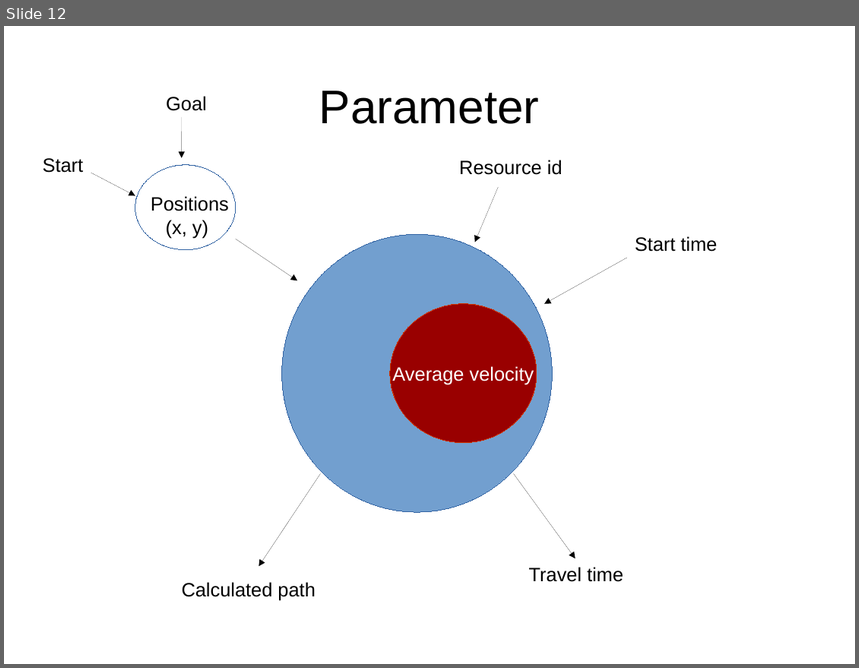
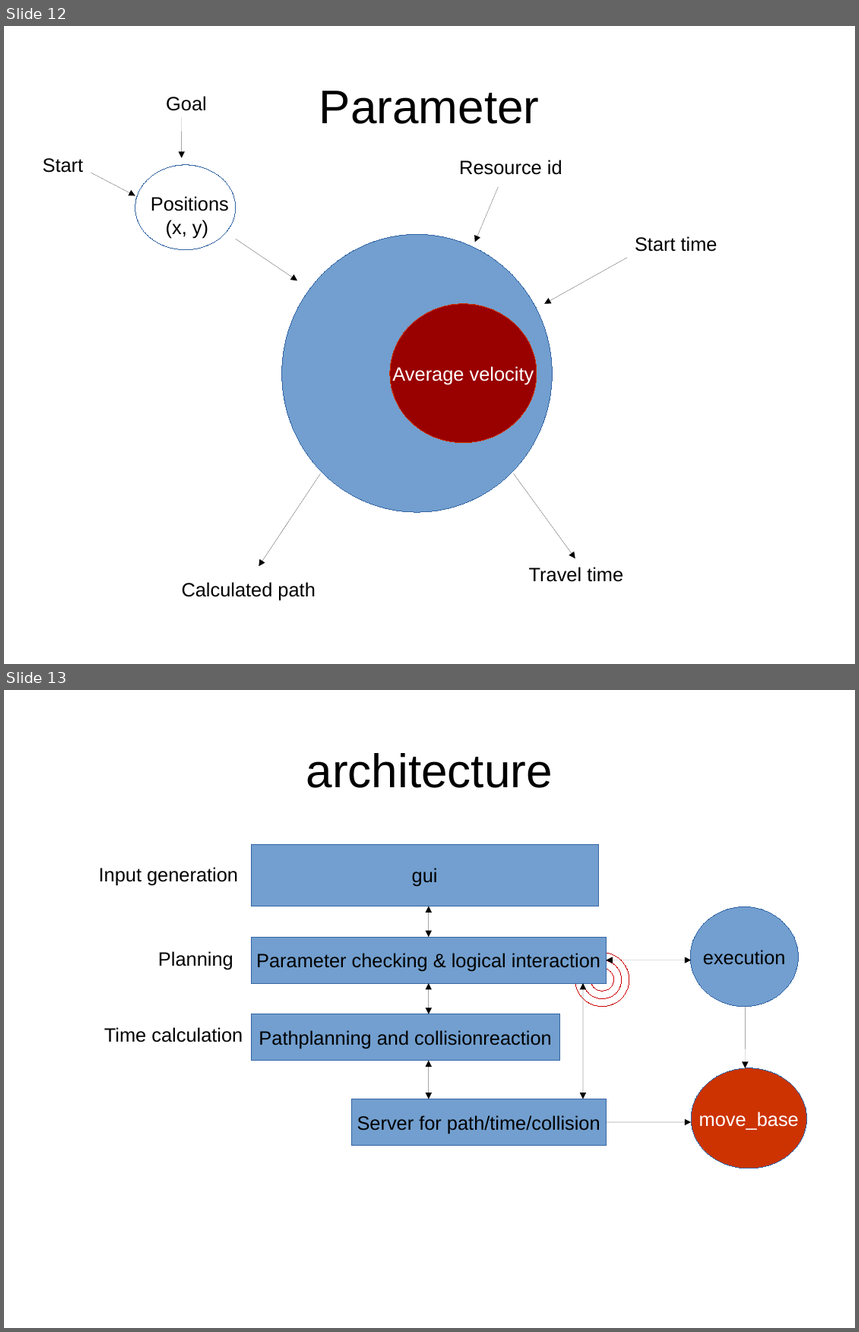
Before and after one commit to VirtualVale/ProjectPath, a slide deck: pathplanning_slides.odp. Shown one above the other, each under a label of ours: slide 12 before the commit, slides 12 and 13 after it. The pictures are 859x668 and 859x1332 pixels, drawn with LibreOffice and Linux fonts; fonts in the diff are those of the drawing. Boxes give left, top, right and bottom in pixels: in the first picture for what was removed or moved away, otherwise in the second. Text is boxed around its words. In the diff, an @@ line names an element or a change of style, - is before the commit and + after.

Commit message:
Architecture determined in slides, idea: actionserver on two levels, for simpler task normal server

```diff
--- a/pathplanning_slides.odp
+++ b/pathplanning_slides.odp
@@ slide 13 added at [4, 690, 855, 1328], background #FFFFFF @@
@@ title added at [306, 753, 553, 788], 44 pt, text #000000 @@
+architecture
@@ rectangle added at [251, 844, 599, 907], fill #729FCF, outline #3465A4 0 pt, 18 pt, text #000000 @@
+gui
@@ text added at [99, 867, 238, 886], 18 pt, text #000000 @@
+Input generation
@@ double arrow added from (429, 907) to (429, 937), #000000 0 pt @@
@@ ellipse added at [691, 907, 799, 1007], fill #729FCF, outline #3465A4 0 pt, 18 pt, text #000000 @@
+execution
@@ rectangle added at [251, 937, 607, 983], fill #729FCF, outline #3465A4 0 pt, 18 pt, text #000000 @@
+Parameter checking & logical interaction
@@ text added at [158, 951, 234, 970], 18 pt, text #000000 @@
+Planning
@@ ellipse added at [576, 953, 629, 1007], outline #CC0000 0 pt @@
@@ ellipse added at [583, 961, 622, 999], outline #CC0000 0 pt @@
@@ double arrow added from (607, 961) to (692, 961), #000000 0 pt @@
@@ double arrow added from (429, 983) to (429, 1015), #000000 0 pt @@
@@ double arrow added from (583, 983) to (583, 1100), #000000 0 pt @@
@@ ellipse added at [591, 968, 614, 991], outline #CC0000 0 pt @@
@@ arrow added from (746, 1007) to (746, 1068), #000000 0 pt @@
@@ text added at [104, 1027, 243, 1043], 18 pt, text #000000 @@
+Time calculation
@@ rectangle added at [251, 1015, 560, 1061], fill #729FCF, outline #3465A4 0 pt, 18 pt, text #000000 @@
+Pathplanning and collisionreaction
@@ double arrow added from (429, 1061) to (429, 1100), #000000 0 pt @@
@@ ellipse added at [692, 1068, 807, 1169], fill #CC3300, outline #3465A4 0 pt, 18 pt, text #FFFFFF @@
+move_base
@@ rectangle added at [351, 1100, 607, 1146], fill #729FCF, outline #3465A4 0 pt, 18 pt, text #000000 @@
+Server for path/time/collision
@@ arrow added from (607, 1122) to (692, 1122), #000000 0 pt @@
```
Also in this commit, not shown: 1 other file.
